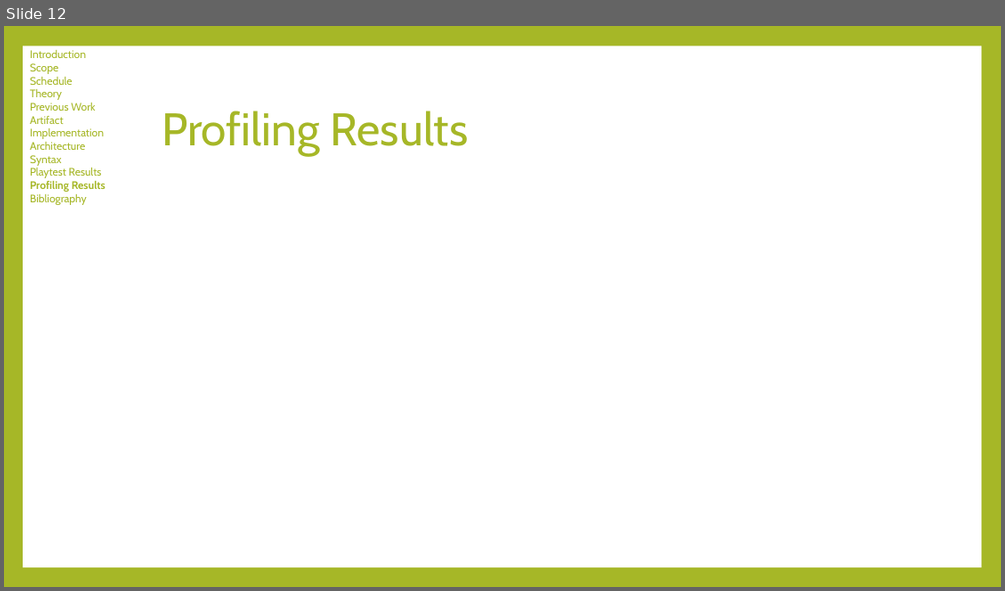
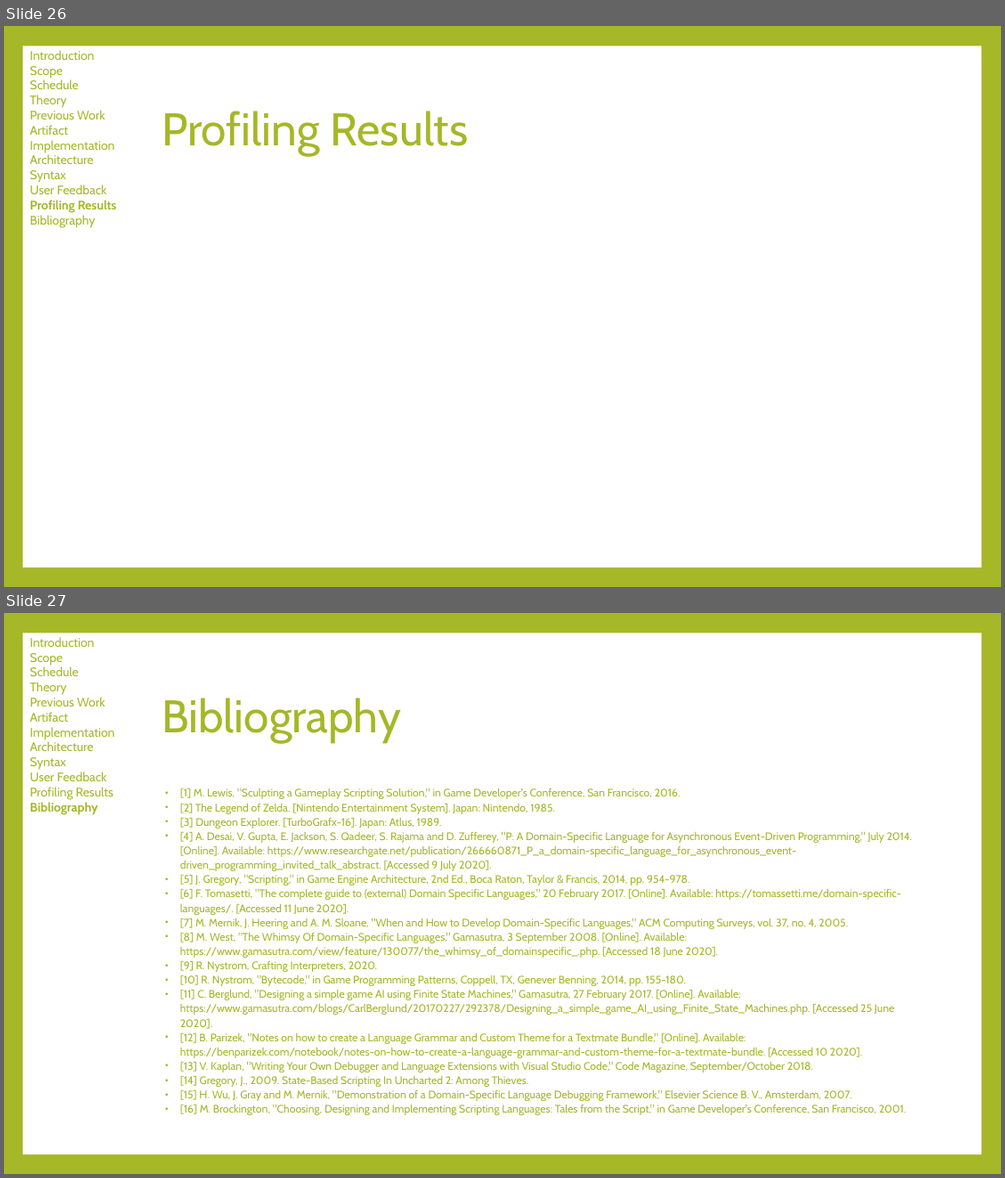
Before and after one commit to tylerwolverton/Guildhall, a slide deck: Zephyr/Documentation/Wolverton_Defense_Slides.pptx. Shown one above the other, each under a label of ours: slide 12 before the commit, slides 26 and 27 after it. The pictures are 1005x591 and 1005x1178 pixels, drawn with LibreOffice and Linux fonts; fonts in the diff are those of the drawing. Boxes give left, top, right and bottom in pixels: in the first picture for what was removed or moved away, otherwise in the second. Text is boxed around its words. In the diff, an @@ line names an element or a change of style, - is before the commit and + after.

```diff
--- a/Zephyr/Documentation/Wolverton_Defense_Slides.pptx
+++ b/Zephyr/Documentation/Wolverton_Defense_Slides.pptx
@@ slide 27 added at (4, 613, 1001, 1174), background #A6B727; not listed: 1 template element that a slide beside it also shows @@
@@ text added at (30, 637, 114, 815), 12 pt, text #A6B727 @@
+Introduction
+Scope
+Schedule
+Theory
+Previous Work
+Artifact
+Implementation
+Architecture
+Syntax
+User Feedback
+Profiling Results
+Bibliography
@@ title added at (162, 698, 401, 742), 44 pt, text #A6B727 @@
+Bibliography
@@ text added at (180, 788, 912, 1115), 10.5 pt, text #A6B727 @@
+• [1] M. Lewis, "Sculpting a Gameplay Scripting Solution," in Game Developer's Conference, San Francisco, 2016.
+• [2] The Legend of Zelda. [Nintendo Entertainment System]. Japan: Nintendo, 1985.
+• [3] Dungeon Explorer. [TurboGrafx-16]. Japan: Atlus, 1989.
+• [4] A. Desai, V. Gupta, E. Jackson, S. Qadeer, S. Rajama and D. Zufferey, "P: A Domain-Specific Language for Asynchronous Event-Driven Programming," July 2014. [Online]. Available: https://www.researchgate.net/publication/266660871_P_a_domain-specific_language_for_asynchronous_event-driven_programming_invited_talk_abstract. [Accessed 9 July 2020].
+• [5] J. Gregory, "Scripting," in Game Engine Architecture, 2nd Ed., Boca Raton, Taylor & Francis, 2014, pp. 954-978.
+• [6] F. Tomasetti, "The complete guide to (external) Domain Specific Languages," 20 February 2017. [Online]. Available: https://tomassetti.me/domain-specific-languages/. [Accessed 11 June 2020].
+• [7] M. Mernik, J. Heering and A. M. Sloane, "When and How to Develop Domain-Specific Languages," ACM Computing Surveys, vol. 37, no. 4, 2005.
+• [8] M. West, "The Whimsy Of Domain-Specific Languages," Gamasutra, 3 September 2008. [Online]. Available: https://www.gamasutra.com/view/feature/130077/the_whimsy_of_domainspecific_.php. [Accessed 18 June 2020].
+• [9] R. Nystrom, Crafting Interpreters, 2020.
+• [10] R. Nystrom, "Bytecode," in Game Programming Patterns, Coppell, TX, Genever Benning, 2014, pp. 155-180.
+• [11] C. Berglund, "Designing a simple game AI using Finite State Machines," Gamasutra, 27 February 2017. [Online]. Available: https://www.gamasutra.com/blogs/CarlBerglund/20170227/292378/Designing_a_simple_game_AI_using_Finite_State_Machines.php. [Accessed 25 June 2020].
+• [12] B. Parizek, "Notes on how to create a Language Grammar and Custom Theme for a Textmate Bundle," [Online]. Available: https://benparizek.com/notebook/notes-on-how-to-create-a-language-grammar-and-custom-theme-for-a-textmate-bundle. [Accessed 10 2020].
+• [13] V. Kaplan, "Writing Your Own Debugger and Language Extensions with Visual Studio Code," Code Magazine, September/October 2018.
+• [14] Gregory, J., 2009. State-Based Scripting In Uncharted 2: Among Thieves.
+• [15] H. Wu, J. Gray and M. Mernik, "Demonstration of a Domain-Specific Language Debugging Framework," Elsevier Science B. V., Amsterdam, 2007.
+• [16] M. Brockington, "Choosing, Designing and Implementing Scripting Languages: Tales from the Script," in Game Developer's Conference, San Francisco, 2001.
@@ what was slide 12 is now slide 26 @@
@@ slide 26 changed as well @@
@@ text at (30, 50, 117, 228): size 10.5 to 12 pt @@
@@ text at (30, 184, 107, 194): text changed; size 10.5 to 12 pt @@
-Playtest Results
+User Feedback
```
Also in this commit, not shown: 11 other slides changed, 13 other slides added.
